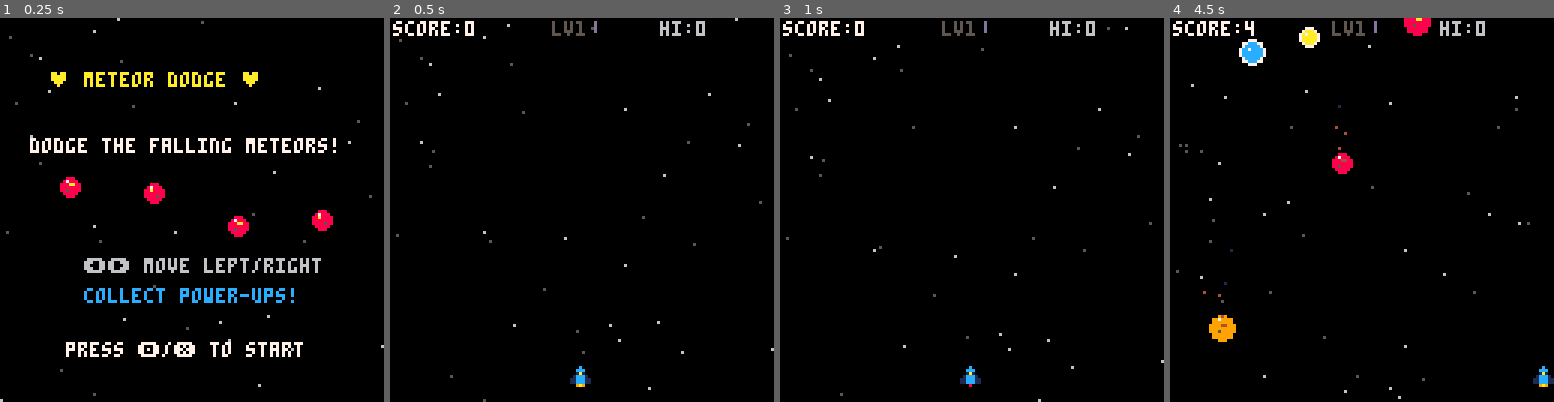
Above: before the commit, frames 1-4 (left to right).
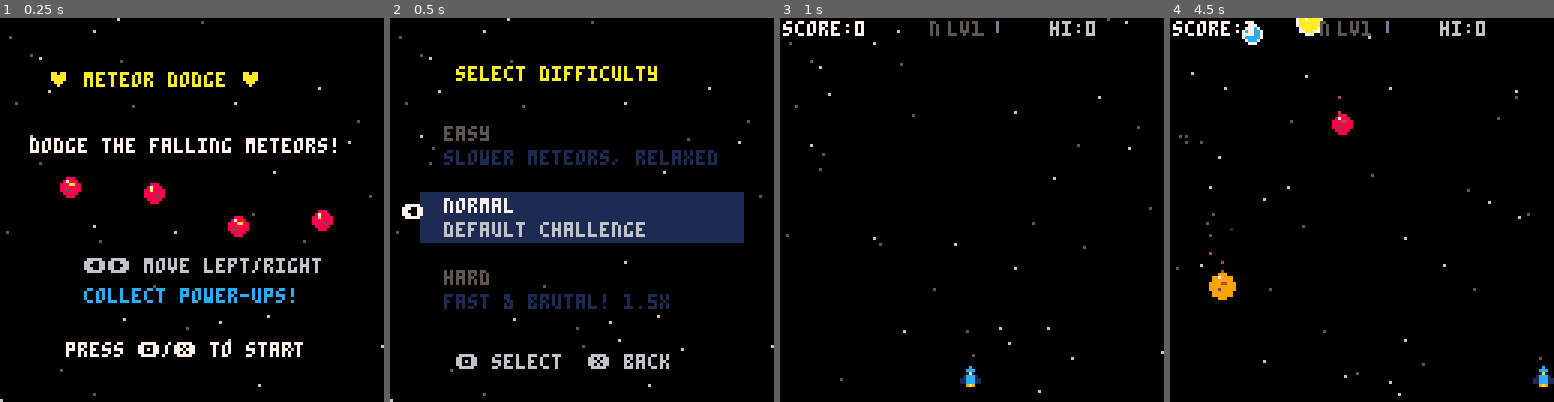
Above: after the commit, the same moments.

Repository: jeffcampbell/game-a-day
Game: PICO-8 cartridge games/2026-03-04/game.p8
Same seed, same stepped clock (60 frames per second), same inputs: the game is played once before the commit and once after it.
Inputs:
- Up to frame 1 (0.25 s): no input
- Up to frame 2 (0.5 s): tap X (X key) at 0.33 s
- Up to frame 3 (1 s): tap O (Z key) at 0.7 s
- Up to frame 4 (4.5 s): tap X (X key) at 1.07, 1.85, 2.97, 4.08 s; hold Right 1.6-2.1 s; tap O (Z key) every 0.4 s from 1.7 to 4.1 s; hold Up 2.15-2.42 s; hold Right 2.47-3.03 s; hold Left 3.08-3.58 s; hold Down 3.63-3.97 s; hold Right from 4.02 s (still down)

Frame 1 is identical in both runs. In frame 2, 17% of the frame differs, in the area x 0-100%, y 0-100%; in frame 3, 0.8%; in frame 4, 3.3%.

Commit message:
Add difficulty selection menu to Meteor Dodge
- Add difficulty_select state between menu and play
- Easy: spawn_rate 50, meteor_speed 0.8, 1.0x score
- Normal: spawn_rate 40, meteor_speed 1.0, 1.0x score
- Hard: spawn_rate 30, meteor_speed 1.2, 1.5x score multiplier
- Difficulty indicator shown in play HUD
- O to retry same difficulty, X to change difficulty from gameover
- Score multiplier applies to time score and near-miss bonuses

Co-Authored-By: Claude Opus 4.6 <noreply@anthropic.com>

Diff:
--- a/games/2026-03-04/game.p8
+++ b/games/2026-03-04/game.p8
@@ -47,6 +47,10 @@
 meteor_speed=1.0
 diff_timer=0
 diff_level=1
+-- difficulty selection
+diff_sel=2 -- 1=easy,2=normal,3=hard
+diff_names={"easy","normal","hard"}
+score_mult=1.0
 -- near-miss system
 near_miss_dist=12
 nm_flash=0
@@ -80,7 +84,8 @@
 function update_menu()
  local inp=test_input()
  if inp&16>0 or inp&32>0 then
-  start_game()
+  state="difficulty_select"
+  _log("state:difficulty_select")
  end
 end
 
@@ -105,6 +110,43 @@
  end
 end
 
+-- difficulty select state
+function update_difsel()
+ if btnp(2) then diff_sel=max(1,diff_sel-1) end
+ if btnp(3) then diff_sel=min(3,diff_sel+1) end
+ if btnp(4) then
+  _log("difficulty:"..diff_names[diff_sel])
+  start_game()
+ end
+ if btnp(5) then
+  state="menu"
+  _log("state:menu")
+ end
+end
+
+function draw_difsel()
+ cls(0)
+ draw_stars()
+ print("select difficulty",22,16,10)
+ local opts={
+  {"easy","slower meteors, relaxed",11},
+  {"normal","default challenge",7},
+  {"hard","fast & brutal! 1.5x",8}
+ }
+ for i=1,3 do
+  local y=36+(i-1)*24
+  local sel=i==diff_sel
+  local col=sel and opts[i][3] or 5
+  if sel then
+   rectfill(10,y-2,117,y+14,1)
+   print("\139",4,y+2,col)
+  end
+  print(opts[i][1],18,y,col)
+  print(opts[i][2],18,y+8,sel and 6 or 1)
+ end
+ print("\142 select  \151 back",22,112,6)
+end
+
 function start_game()
  state="play"
  score=0
@@ -115,8 +157,20 @@
  meteors={}
  particles={}
  spawn_timer=0
- spawn_rate=40
- meteor_speed=1.0
+ -- apply difficulty settings
+ if diff_sel==1 then
+  spawn_rate=50
+  meteor_speed=0.8
+  score_mult=1.0
+ elseif diff_sel==3 then
+  spawn_rate=30
+  meteor_speed=1.2
+  score_mult=1.5
+ else
+  spawn_rate=40
+  meteor_speed=1.0
+  score_mult=1.0
+ end
  diff_timer=0
  diff_level=1
  shake=0
@@ -150,7 +204,7 @@
  -- update time and score
  time_alive+=1
  if time_alive%30==0 then
-  score+=smul
+  score+=flr(smul*score_mult)
   if score%10==0 then
    _log("score:"..score)
   end
@@ -221,7 +275,7 @@
    local dist=sqrt(dx*dx+dy*dy)
    if dist<near_miss_dist then
     got_near=true
-    local bonus=max(1,flr((near_miss_dist-dist)/3))*smul
+    local bonus=max(1,flr((near_miss_dist-dist)/3))*smul*score_mult
     nm_last_bonus=bonus
     score+=bonus
     nm_streak+=1
@@ -462,9 +516,11 @@
  -- hud
  print("score:"..score,1,1,7)
  print("hi:"..hiscore,90,1,6)
- print("lv"..diff_level,54,1,diff_level>=7 and 8 or 5)
+ local dc=diff_sel==1 and 11 or (diff_sel==3 and 8 or 5)
+ print(sub(diff_names[diff_sel],1,1),50,1,dc)
+ print("lv"..diff_level,56,1,diff_level>=7 and 8 or 5)
  local spd_bar=min((meteor_speed-1)*20,30)
- rectfill(68,1,68+spd_bar,4,diff_level>=7 and 8 or 13)
+ rectfill(72,1,72+spd_bar,4,diff_level>=7 and 8 or 13)
 
  -- shield indicator
  if shield_count>0 then
@@ -526,8 +582,11 @@
  go_timer+=1
  local inp=test_input()
  if go_timer>45 then
-  if inp&16>0 or inp&32>0 then
+  if inp&16>0 then
    start_game()
+  elseif inp&32>0 then
+   state="difficulty_select"
+   _log("state:difficulty_select")
   end
  end
  update_particles()
@@ -578,6 +637,7 @@
  end
 
  -- stats
+ print("["..diff_names[diff_sel].."]",48,54,5)
  local secs=flr(time_alive/30)
  print("survived: "..secs.."s",34,62,5)
  print("best level: "..diff_level,34,69,5)
@@ -590,7 +650,7 @@
 
  if go_timer>45 then
   if flr(t()*2)%2==0 then
-   print("press \142/\151 to retry",22,100,7)
+   print("\142 retry  \151 change diff",10,100,7)
   end
  end
 
@@ -666,6 +726,7 @@
 -- main loops
 function _update()
  if state=="menu" then update_menu()
+ elseif state=="difficulty_select" then update_difsel()
  elseif state=="play" then update_play()
  elseif state=="gameover" then update_gameover()
  end
@@ -673,6 +734,7 @@
 
 function _draw()
  if state=="menu" then draw_menu()
+ elseif state=="difficulty_select" then draw_difsel()
  elseif state=="play" then draw_play()
  elseif state=="gameover" then draw_gameover()
  end
Not shown, changed: games/2026-03-04/game.js
